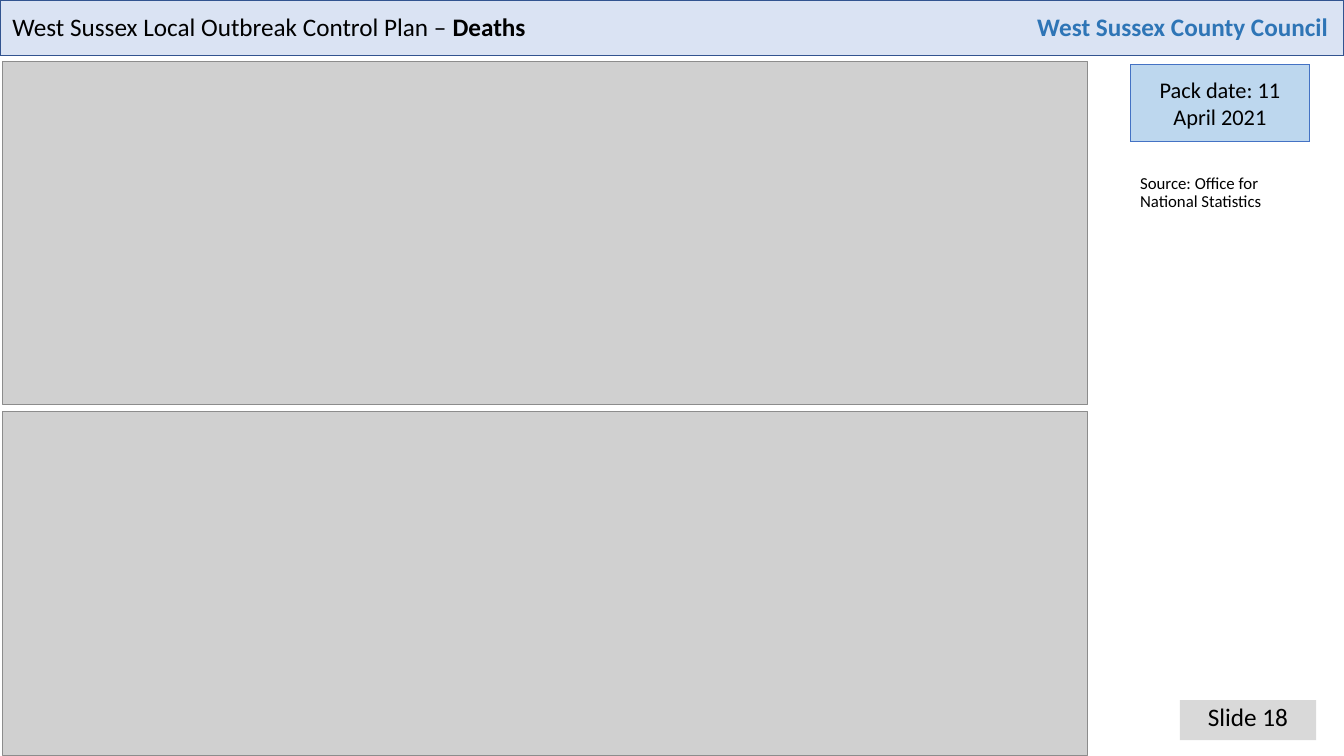
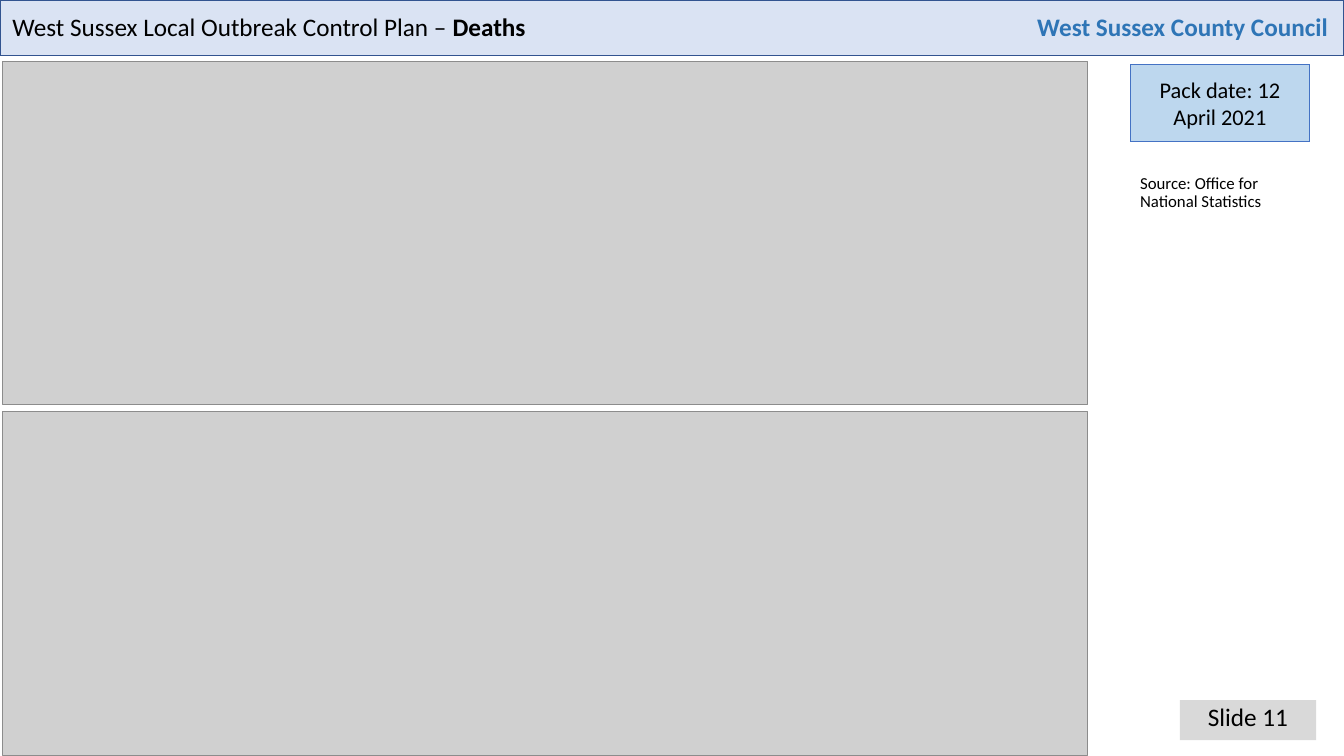
Before and after one commit to psychty/wsx_covid_datapack_public, a slide deck: slide 11 of Latest_West_Sussex_C19_slide_deck.pptx (slide 18 before the commit). Drawn at 1344x756 pixels with LibreOffice and Linux fonts; fonts in the diff are those of the drawing; grey boxes stand for pictures. Boxes give left, top, right and bottom in pixels: in the first picture for what was removed or moved away, otherwise in the second. Text is boxed around its words. In the diff, an @@ line names an element or a change of style, - is before the commit and + after.

Commit message:
April 12 update

```diff
--- a/Latest_West_Sussex_C19_slide_deck.pptx
+++ b/Latest_West_Sussex_C19_slide_deck.pptx
@@ text in rectangle at [1160, 82, 1281, 129]: text changed @@
-Pack date: 11 April 2021
+Pack date: 12 April 2021
@@ text at [1208, 708, 1288, 726]: text changed @@
-Slide 18
+Slide 11
```
Also in this commit, not shown: 16 other slides changed, 5 slides removed, 49 other files.
